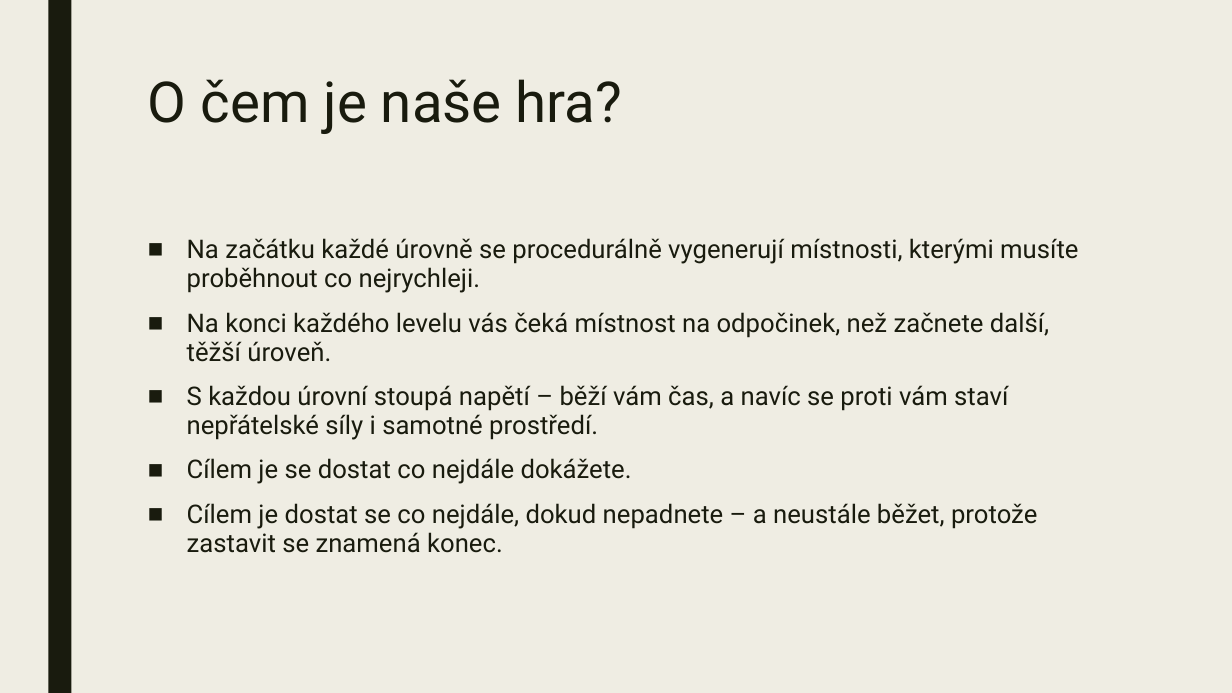
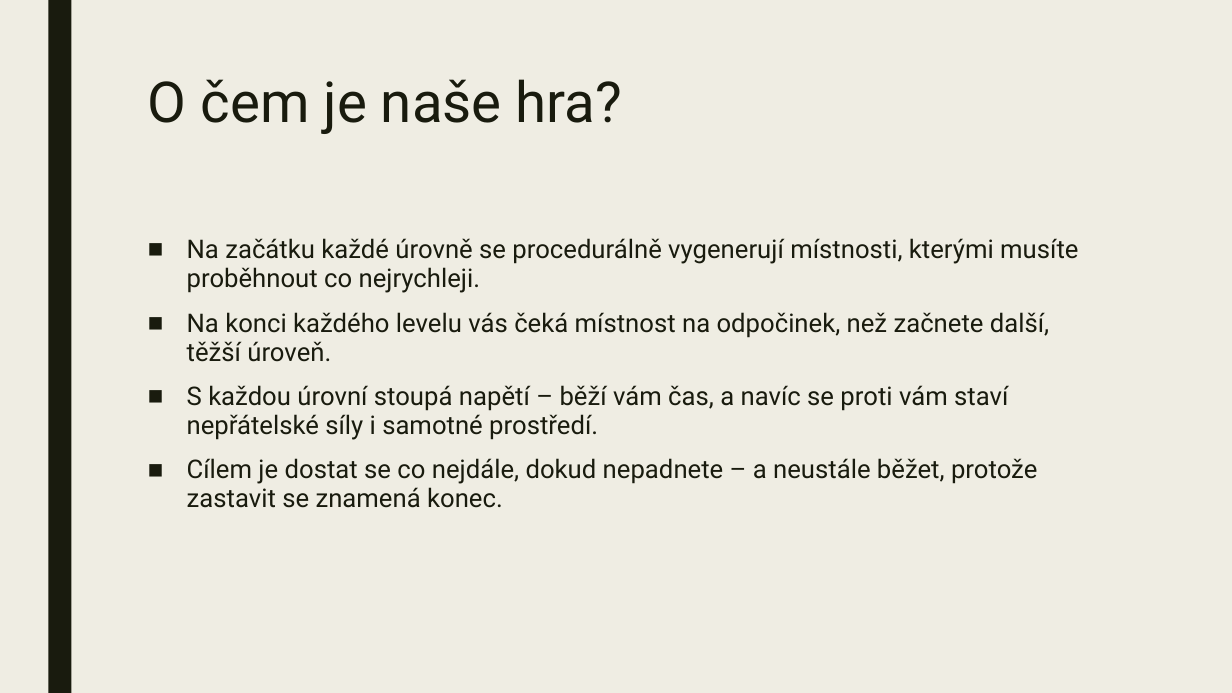
Before and after one commit to honsad07/SteampunkRunner, a slide deck: slide 4 of steampunk_runner_prezentace.pptx. Drawn at 1232x693 pixels with LibreOffice and Linux fonts; fonts in the diff are those of the drawing. Boxes give left, top, right and bottom in pixels: in the first picture for what was removed or moved away, otherwise in the second. Text is boxed around its words. In the diff, an @@ line names an element or a change of style, - is before the commit and + after.

Commit message:
Oprava prezentace

```diff
--- a/steampunk_runner_prezentace.pptx
+++ b/steampunk_runner_prezentace.pptx
@@ text at (x1=187, y1=458, x2=632, y2=484): paragraph removed @@
-■ Cílem je se dostat co nejdále dokážete.
```
